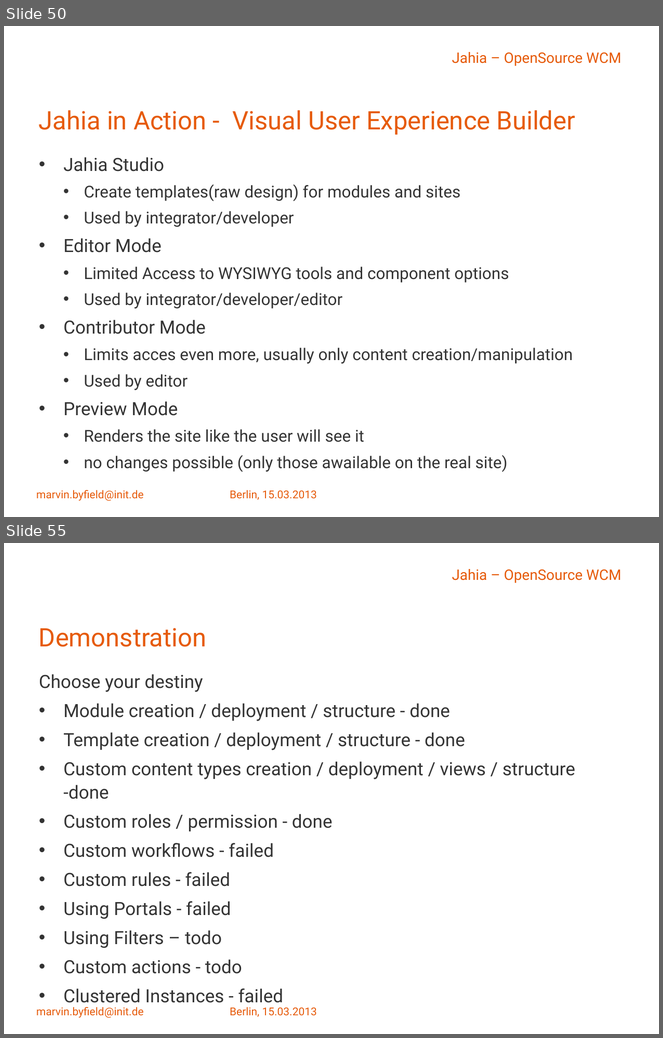
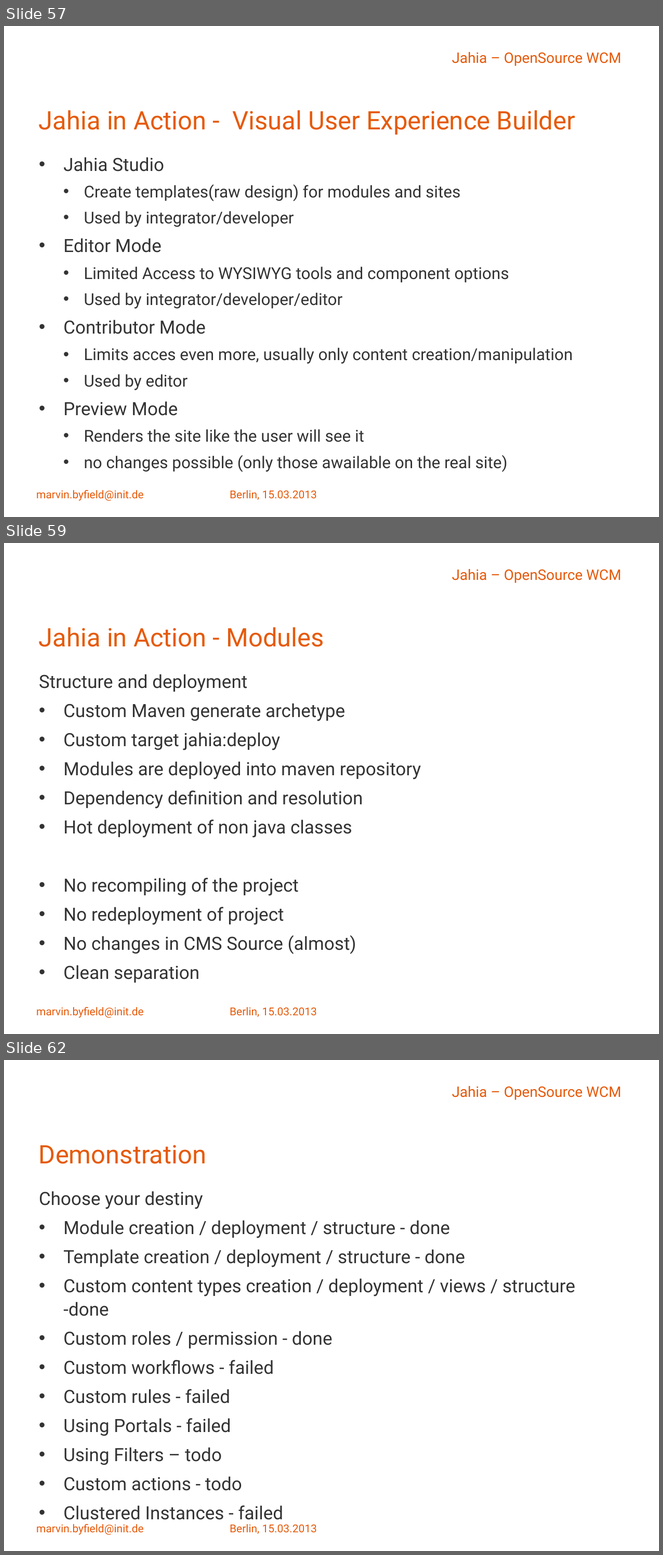
Before and after one commit to Malcolm-X/work, a slide deck: jahia_einführung.pptx. Shown one above the other, each under a label of ours: slides 50 and 55 before the commit, slides 57, 59 and 62 after it; the slides between them are not shown. The pictures are 663x1038 and 663x1555 pixels, drawn with LibreOffice and Linux fonts; fonts in the diff are those of the drawing; background and template pictures are left out. Boxes give left, top, right and bottom in pixels: in the first picture for what was removed or moved away, otherwise in the second. Text is boxed around its words. In the diff, an @@ line names an element or a change of style, - is before the commit and + after.

Commit message:
splitting presentation
Splitted Jahia Presentation in 2 parts

```diff
--- a/jahia_einführung.pptx
+++ b/jahia_einführung.pptx
@@ slide 59 added at (4,543,659,1034), background #FFFFFF; not listed: 1 template element that a slide beside it also shows @@
@@ title added at (39,627,324,647), 28 pt, text #E65A0A @@
+Jahia in Action - Modules
@@ text added at (39,674,421,983), 20 pt, text #333333 @@
+Structure and deployment
+• Custom Maven generate archetype
+• Custom target jahia:deploy
+• Modules are deployed into maven repository
+• Dependency definition and resolution
+  • Hot deployment of non java classes
+  • No recompiling of the project
+  • No redeployment of project
+  • No changes in CMS Source (almost)
+  • Clean separation
@@ text added at (36,1007,144,1018), 12 pt, text #E65A0A @@
+marvin.byfield@init.de
@@ text added at (230,1007,317,1017), 12 pt, text #E65A0A @@
+Berlin, 15.03.2013
@@ what was slide 50 is now slide 57 @@
@@ what was slide 55 is now slide 62 @@
```
Also in this commit, not shown: 12 slides changed, 11 other slides added.
